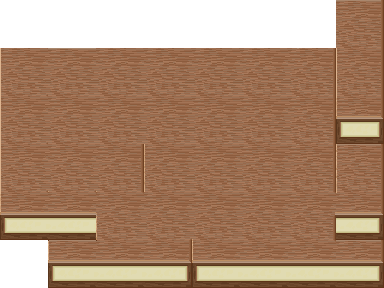
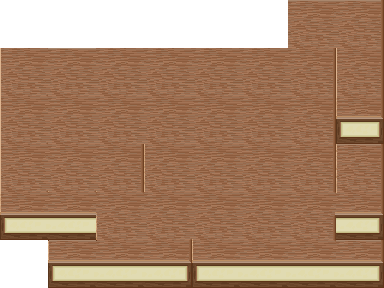
Comparing the layer stacks of the two 384×288 images. Changes:
pixels changed over 288, 0, 336, 48 (layer not identified)
